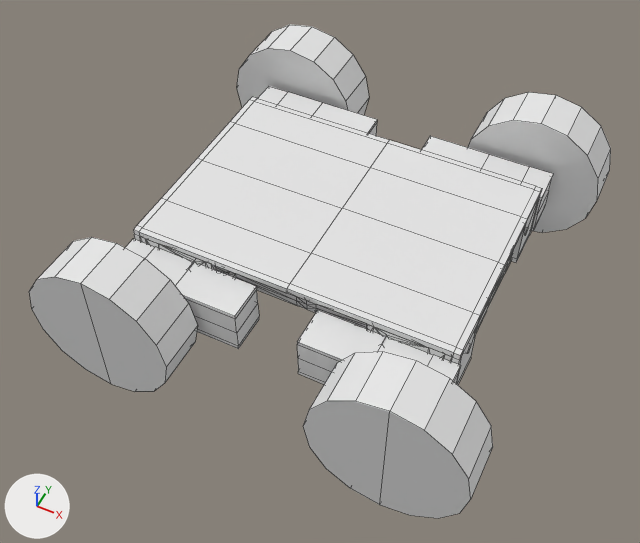
Renders of the Blender file ruminative-panda-prints/Overview - Modular.blend from each side of a commit.
The view is the same before and after, from a camera (50 mm lens) standing at (0.124, -0.271, 0.322) and looking at (-0.003, -0.016, 0.004). Every picture has the same lights, and +X, +Y and +Z are marked at lower left. Mesh edges are drawn as thin lines.

In view in the first picture: 'Hole: Wheels', 'Module: Top Cover', 'Module: Wheel Mounts'.
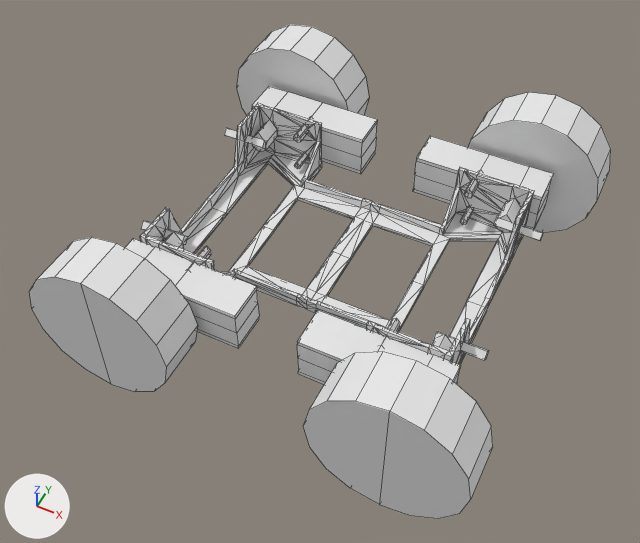
Changed parts and their boxes (x1, y1, x2, y2) in the pictures (640 x 543 px; the box of a moved part takes in the faces that stretch with it):
'Module: Top Cover', hidden
    before: (133, 97, 542, 385)
'Module: Wheel Mounts', reshaped
    before: (140, 237, 513, 362)
    after: (140, 103, 534, 365)
'Hole: Module Screw 1', shown
    after: (141, 128, 543, 360)
part 1 of me_cube, moved or reshaped
    before: (211, 259, 509, 320)
    after: (140, 103, 534, 357)

The change in detail:
me_cube has 118 vertices, 107 faces and spans x -0.0758..0.0, y -0.055..0.0, z 0.0..0.0308.
me_cube is used by ob_module__wheel_mounts; location (0.0, 0.0, 0.0).
me_cube part 1: 49 of 118 vertices moved; they spanned x -0.0728..0.0, y -0.052..0.0, z 0.0..0.0308 and now span x -0.0738..0.0, y -0.053..0.0, z 0.0..0.0308; mean shift (-0.0004, -0.0026, -0.0007); largest move (-0.0657, -0.027, 0.0035) -> (-0.0657, -0.0451, 0.002).
Object 'Hole: Module Screw 1' (ob_hole__module_screw_1) is now shown.
Object 'Module: Top Cover' (ob_module__top_cover) is now hidden.
